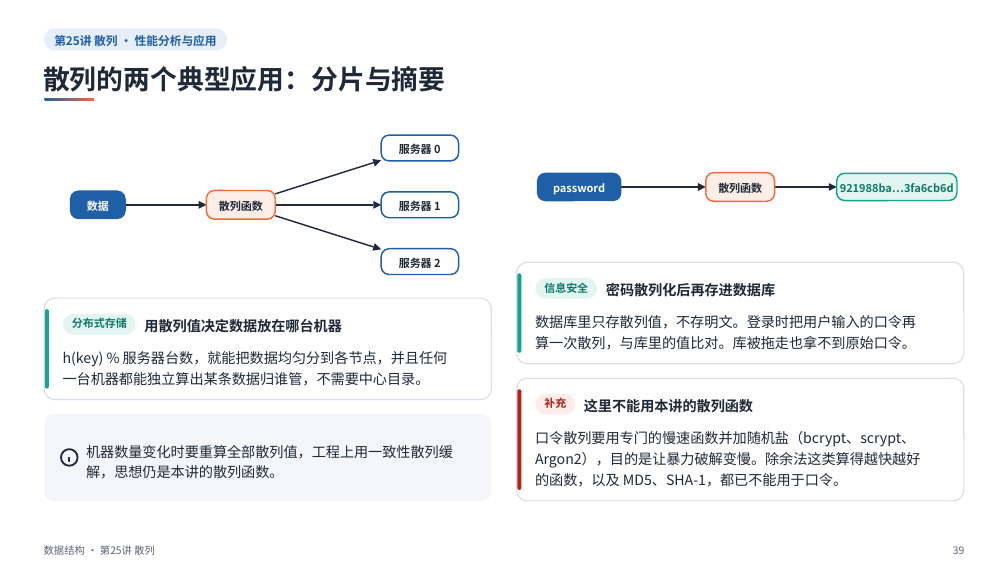
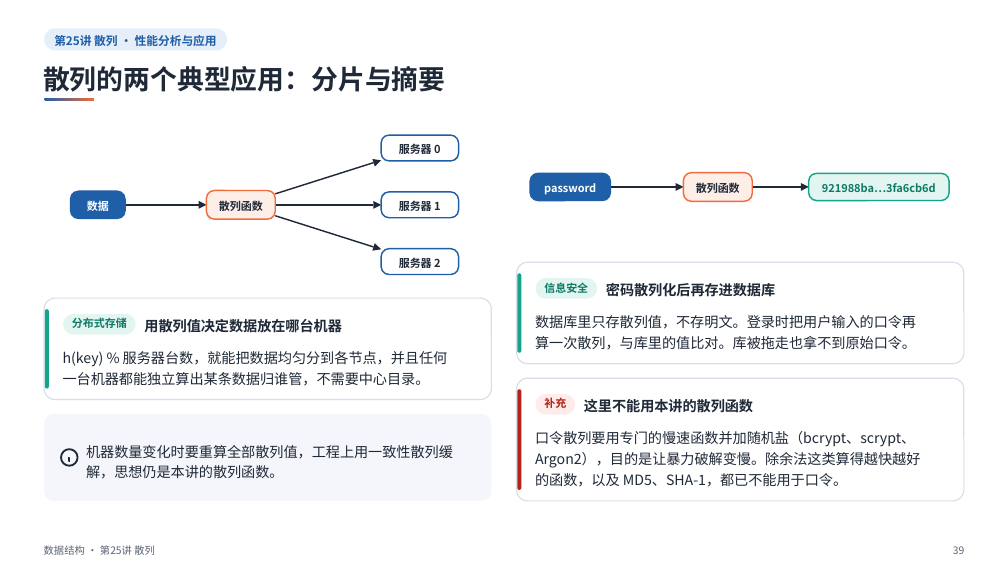
Before and after one commit to sweetcornna/JLU-remake, a slide deck: slide 39 of 大二上/数据结构/重制版PPT/第25讲 散列（重制版）.pptx. Drawn at 1008x567 pixels with LibreOffice and Linux fonts; fonts in the diff are those of the drawing. Boxes give left, top, right and bottom in pixels: in the first picture for what was removed or moved away, otherwise in the second. Text is boxed around its words. In the diff, an @@ line names an element or a change of style, - is before the commit and + after.

```diff
--- a/大二上/数据结构/重制版PPT/第25讲 散列（重制版）.pptx
+++ b/大二上/数据结构/重制版PPT/第25讲 散列（重制版）.pptx
@@ rounded rectangle: place and size @@
-rounded rectangle at [538, 173, 621, 200]
+rounded rectangle at [530, 173, 610, 200]
@@ 1 text, 1 freeform shape, 1 rounded rectangle: place and size @@
-1 text, 1 freeform shape, 1 rounded rectangle at [698, 172, 954, 201]
+1 text, 1 freeform shape, 1 rounded rectangle at [676, 172, 936, 201]
@@ rounded rectangle: place and size @@
-rounded rectangle at [837, 173, 957, 200]
+rounded rectangle at [809, 173, 950, 200]
@@ text "password": place and size @@
-text "password" at [553, 183, 605, 195]
+text "password" at [544, 183, 596, 195]
@@ freeform shape: place and size @@
-freeform shape at [621, 187, 698, 188]
+freeform shape at [610, 187, 675, 188]
@@ text "散列函数": place and size @@
-text "散列函数" at [718, 181, 762, 196]
+text "散列函数" at [696, 181, 740, 196]
@@ freeform shape: place and size @@
-freeform shape at [775, 187, 830, 188]
+freeform shape at [752, 187, 801, 188]
@@ freeform shape: place and size @@
-freeform shape at [829, 183, 836, 191]
+freeform shape at [801, 183, 808, 191]
```
Also in this commit, not shown: 7 other slides changed, 1 other file.
